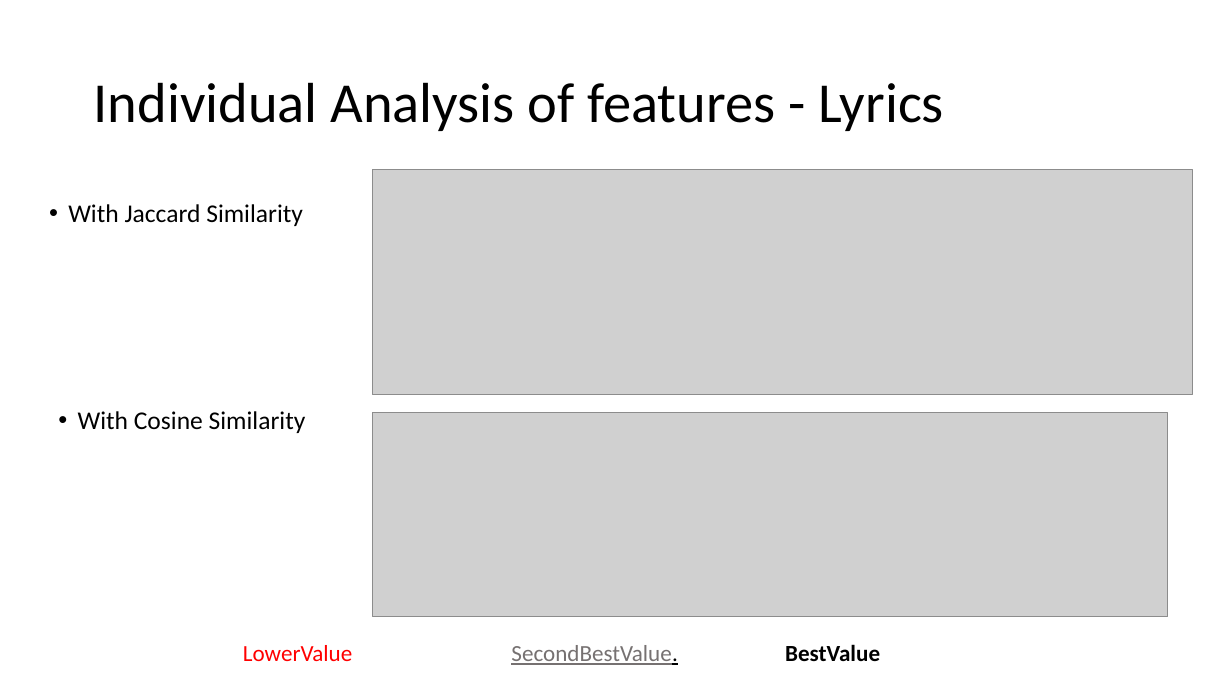
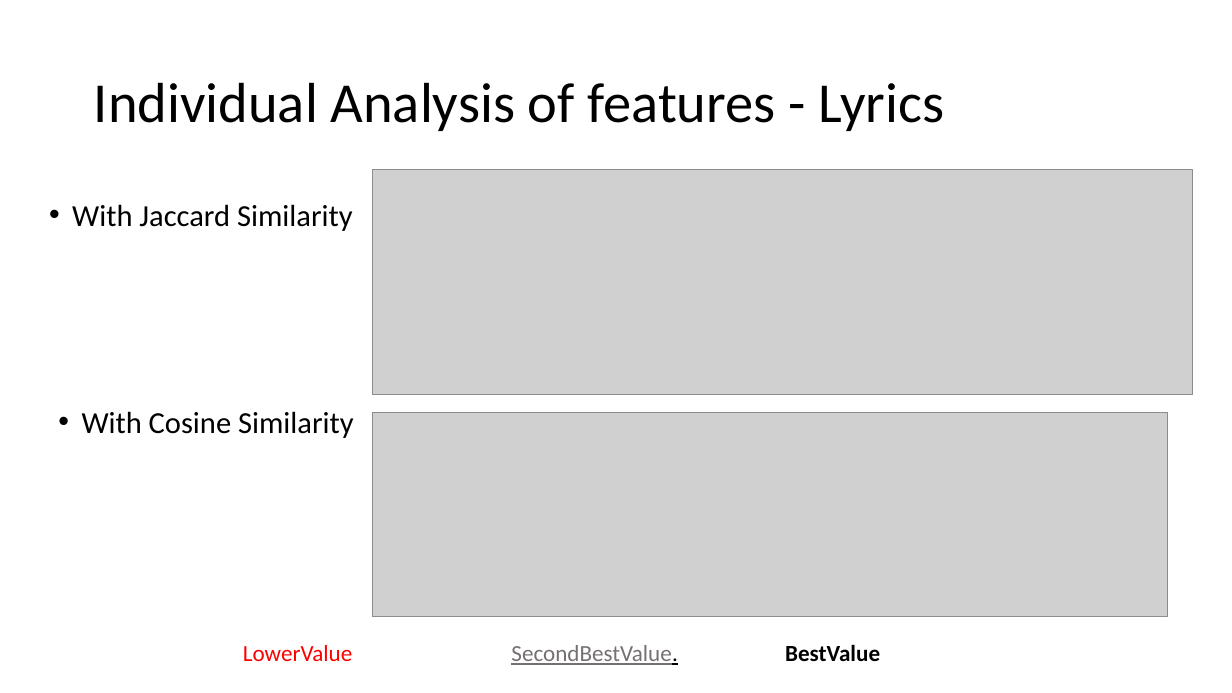
Before and after one commit to mmosc/MMSR, a slide deck: slide 3 of Presentation.pptx. Drawn at 1232x693 pixels with LibreOffice and Linux fonts; fonts in the diff are those of the drawing; grey boxes stand for pictures. Boxes give left, top, right and bottom in pixels: in the first picture for what was removed or moved away, otherwise in the second. Text is boxed around its words. In the diff, an @@ line names an element or a change of style, - is before the commit and + after.

```diff
--- a/Presentation.pptx
+++ b/Presentation.pptx
@@ text "With Jaccard Similarity" at [72,204,353,231]: size 19.9 to 23.8 pt; indent changed; line spacing 0.9 to 0.7 @@
@@ text "With Cosine Similarity" at [82,411,354,438]: size 19.9 to 23.8 pt; indent changed; line spacing 0.9 to 0.7 @@
```
Also in this commit, not shown: 5 other slides changed, 4 slides added, 6 slides removed.
